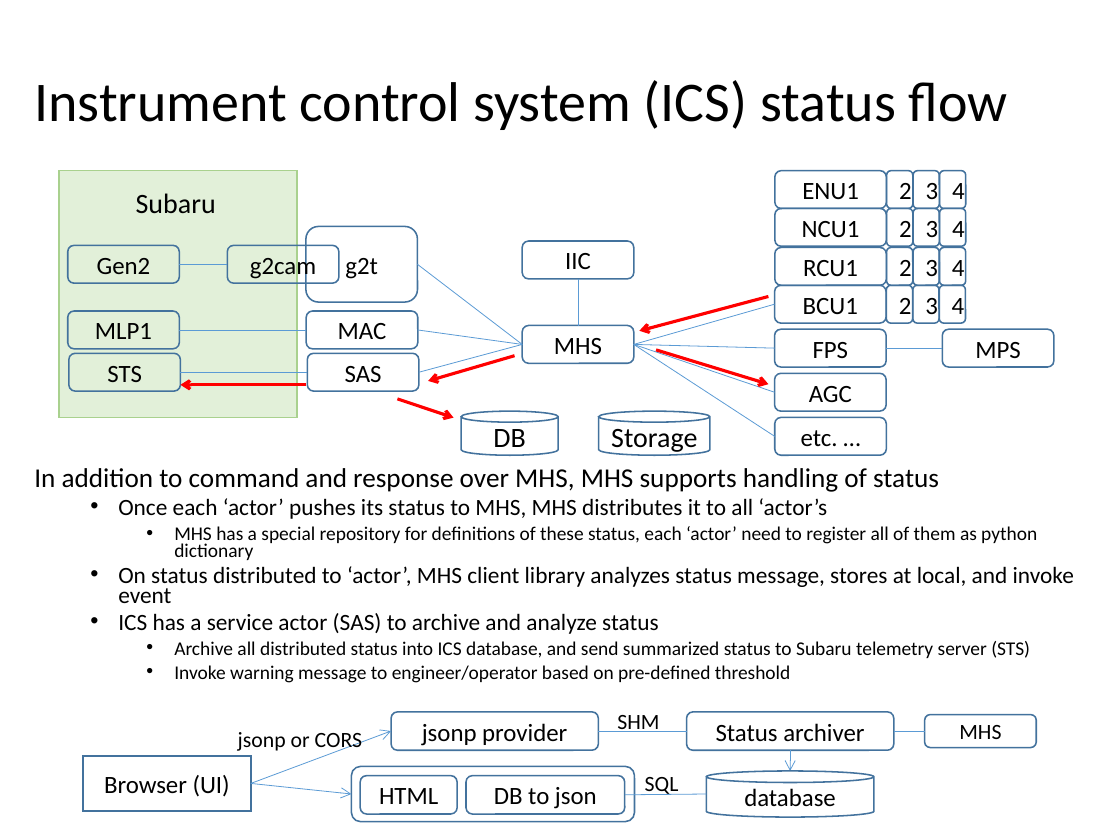
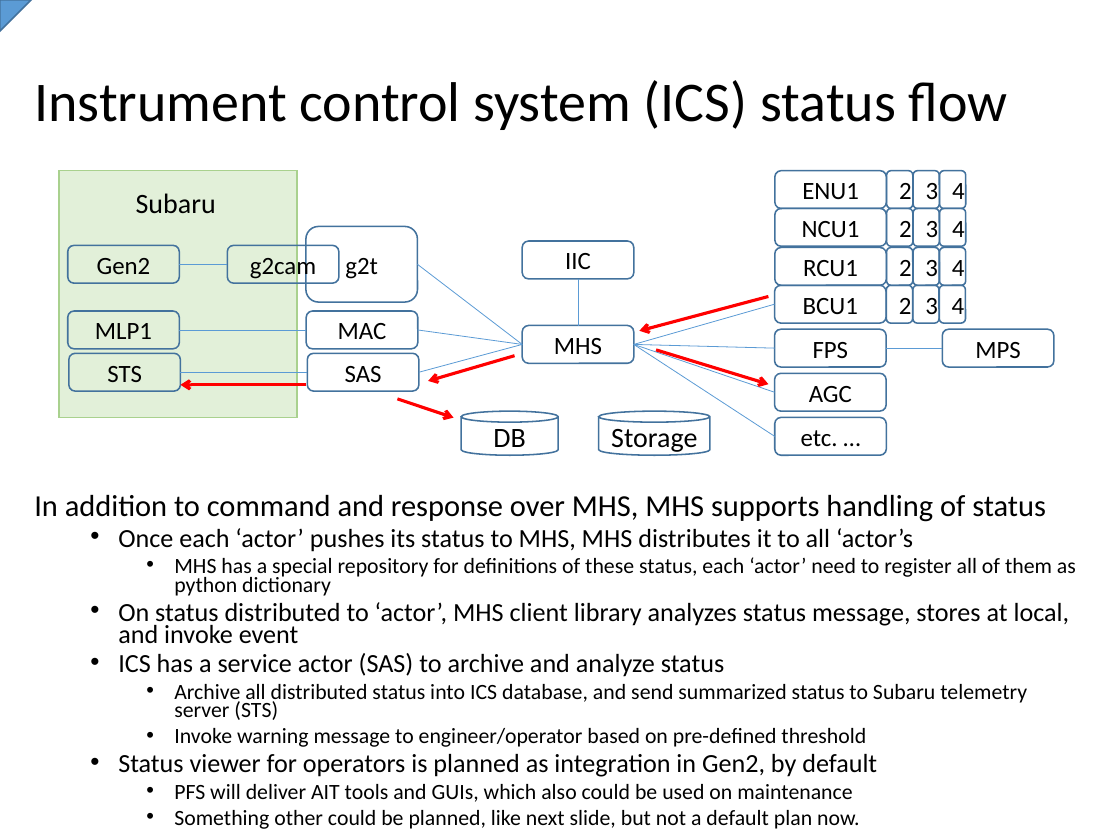
Before and after one commit to Subaru-PFS/ics_doc, a slide deck: slide 10 of SSN-00029.pptx. Drawn at 1120x840 pixels with LibreOffice and Linux fonts; fonts in the diff are those of the drawing. Boxes give left, top, right and bottom in pixels: in the first picture for what was removed or moved away, otherwise in the second. Text is boxed around its words. In the diff, an @@ line names an element or a change of style, - is before the commit and + after.

Commit message:
Added 1st draft for ICS overview and ICS support hardware

```diff
--- a/SSN-00029.pptx
+++ b/SSN-00029.pptx
@@ freeform shape added at (x1=0, y1=0, x2=31, y2=31), fill #5B9BD5, outline #43739E 1 pt @@
@@ text "In addition to command and ..." moved from (x1=34, y1=468, x2=1074, y2=683) to (x1=34, y1=495, x2=1076, y2=829) @@
@@ text at (x1=34, y1=495, x2=1076, y2=747): size 17.5 to 19.6 pt in "In addition to command and response over ..."; size 15 to 16.8 pt in "Once each ‘actor’ pushes its status to ...", "On status distributed to ‘actor’, MHS client ...", "ICS has a service actor (SAS) to ..."; size 12.5 to 14 pt in "MHS has a special repository for definitions ...", "Archive all distributed status into ICS database, ...", "Invoke warning message to engineer/operator based on ..." @@
@@ group removed at (x1=83, y1=712, x2=1037, y2=821): 6 rounded rectangles, 3 lines, 3 arrows, 3 texts, 1 rectangle, 1 cylinder @@
-Status archiver
-MHS
-jsonp provider
-SHM
-Browser (UI)
-database
-DB to json
-SQL
-HTML
-jsonp or CORS
@@ text at (x1=118, y1=754, x2=877, y2=829): paragraphs added @@
+  • Status viewer for operators is planned as integration in Gen2, by default
+    • PFS will deliver AIT tools and GUIs, which also could be used on maintenance
+    • Something other could be planned, like next slide, but not a default plan now.
```
Also in this commit, not shown: 15 other slides changed, 8 slides added, 5 slides removed.
